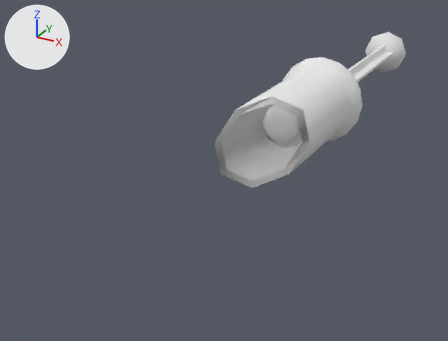
The Blender file blend/FraxiperineSyringe_Rigged/FraxiperineSyringe_Rigged.blend: old version first, new version second.
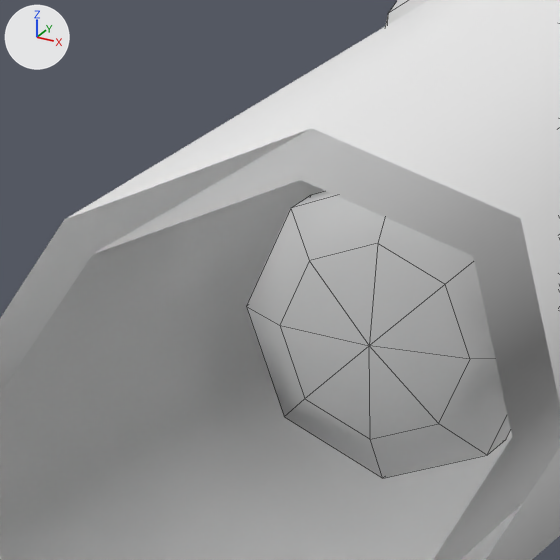
Each version appears first whole from a 50 mm camera at (0.0695, -0.1523, 0.063) aimed at (-0.0151, 0.0016, -0.0139), and next in a close-up on the part from 50% to 69% of the width and 23% to 47% of the height. Arrows for +X, +Y and +Z are at upper left; the lights stay in place. The close-ups show mesh edges as thin lines. Everything nearer to the camera than a plane just in front of the edit is cut away.

Names of what the first close-up shows: 'Fraxi_plunger', 'Frexi_main', 'Frexi_tube'.
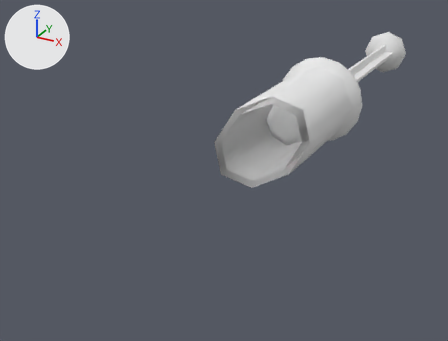
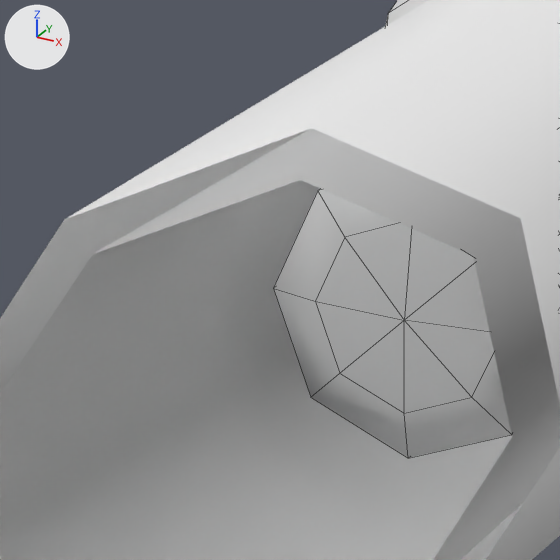
Edits to the scene script, one JSON object a line:
```json
{"block": "me_fraxi_plunger", "where": "# used by ob_fraxi_plunger; parent = ob_fraxiperinesyringe_rigged; location = (0.0, 0.0548, 0.0)"}
{"op": "remove", "block": "me_fraxi_plunger", "code": "me_fraxi_plunger.from_pydata(...)  # 176 vertices, 174 faces; spans x -0.0089..0.0089, y -0.0456..0.0699, z -0.0089..0.0089"}
{"op": "add", "block": "me_fraxi_plunger", "code": "me_fraxi_plunger.from_pydata(...)  # 176 vertices, 174 faces; spans x -0.0089..0.0089, y -0.0418..0.0699, z -0.0089..0.0089"}
{"block": "me_fraxi_plunger", "change": "me_fraxi_plunger part 1: 97 of 176 vertices moved; they spanned x -0.0071..0.0071, y -0.0456..-0.0335, z -0.0071..0.0071 and now span x -0.0071..0.0071, y -0.0418..-0.0323, z -0.0071..0.0071; mean shift (0.0, 0.0019, 0.0); largest move (0.0, -0.0456, 0.0) -> (0.0, -0.0418, 0.0)"}
```

Pixel boxes [x1, y1, x2, y2] of what changed, in the close-ups (560 x 560 px):
```json
{"object": "Fraxi_plunger", "change": "reshaped", "before": [246, 191, 511, 478], "after": [273, 189, 512, 458], "on screen": "10% narrower, 6% shorter"}
```
